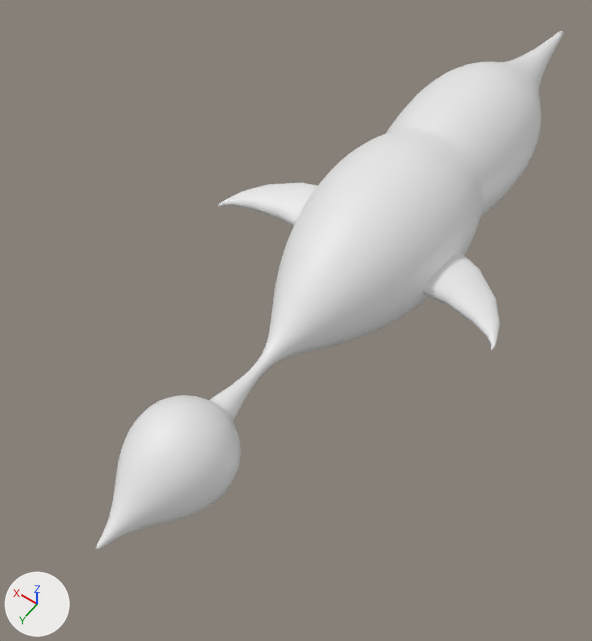
The glTF model frontend/public/fish572.glb as it was, and as the next commit left it.
Both versions are drawn from a 50 mm camera at (-5.05, 5.04, 11.31) aimed at (0.56, -2.8, -1.02). Arrows for +X, +Y and +Z are at lower left; the lights stay in place. The older version comes first. Vertices at exactly the same position are counted once.

Objects in the first picture: 'Fish'.
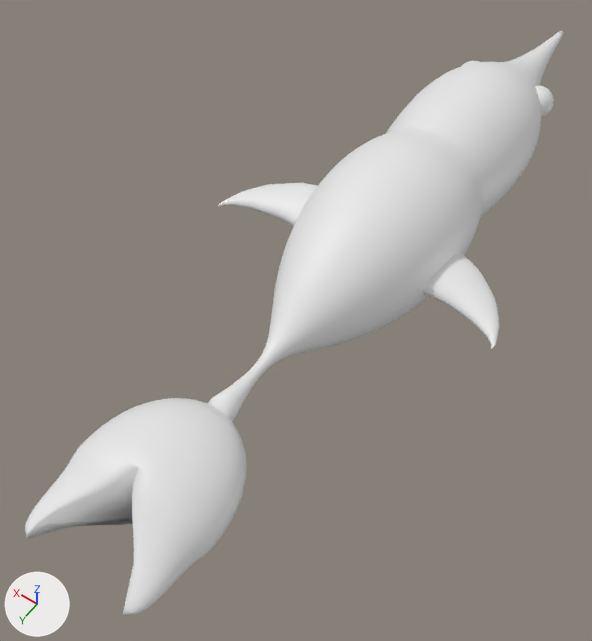
Diff of the bpy script that builds the scene:
```diff
--- a/frontend/public/fish572.glb.py
+++ b/frontend/public/fish572.glb.py
@@ mat_material_743 @@
+mat_material_743 = principled_material('Material.743')
+mat_material_743.base_color = (0.0465, 0.203, 0.8)  # blue #3d7ce7
@@ mat_tailmaterial_371 @@
+mat_tailmaterial_371 = principled_material('TailMaterial.371')
+mat_tailmaterial_371.base_color = (0.8, 0.8, 0.8)  # white #e7e7e7
@@ me_headmesh5_101 @@
 # used by ob_fish; location = (0.0, 0.0, 0.0)
-me_headmesh5_101.from_pydata(...)  # 6400 vertices, 12788 faces; spans x -3.0..3.0, y -13.0..2.9, z -1.5..1.5
+me_headmesh5_101.from_pydata(...)  # 8805 vertices, 17402 faces; spans x -3.0..3.0, y -13.0..3.4, z -1.5..1.5
+# me_headmesh5_101 part 1: a new loose piece of 482 vertices spanning x -1.1..-0.4, y -10.2..-9.5, z -0.1..0.6
+# me_headmesh5_101 part 2: 419 vertices moved from x -0.9..0.9, y 0.1..2.0, z -0.8..0.8 to x -1.3..1.3, y 0.1..2.4, z -0.8..0.8; 1042 vertices removed from x -0.8..0.9, y 0.1..2.9, z -0.9..0.9; 498 vertices added at x -1.3..1.3, y 0.1..3.4, z -0.8..0.8
+# other edits to the shape of me_headmesh5_101 do not show in these pictures
 me_headmesh5_101.materials.append(mat_headmaterial_596)
@@ me_headmesh5_101 @@
 me_headmesh5_101.materials.append(mat_tailmaterial_596)
+me_headmesh5_101.materials.append(mat_material_743)  # blue #3d7ce7
+me_headmesh5_101.materials.append(mat_tailmaterial_371)  # white #e7e7e7
```

Changed parts and their boxes (x1, y1, x2, y2) in the pictures (592 x 641 px; the box of a moved part takes in the faces that stretch with it):
'Fish', reshaped (15% wider, 12% taller): before (95, 31, 564, 550); after (25, 31, 564, 615)
part 1 of me_headmesh5_101, added: after (535, 86, 554, 118)
part 2 of me_headmesh5_101, moved or reshaped: before (95, 395, 241, 550); after (25, 397, 247, 615)
